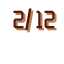
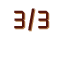
Comparing the layer stacks of the two 64 × 64 images. Changes:
painted on "5_201" over [13, 8, 55, 31]
painted on "5_201 拷贝" over [15, 9, 57, 33]
